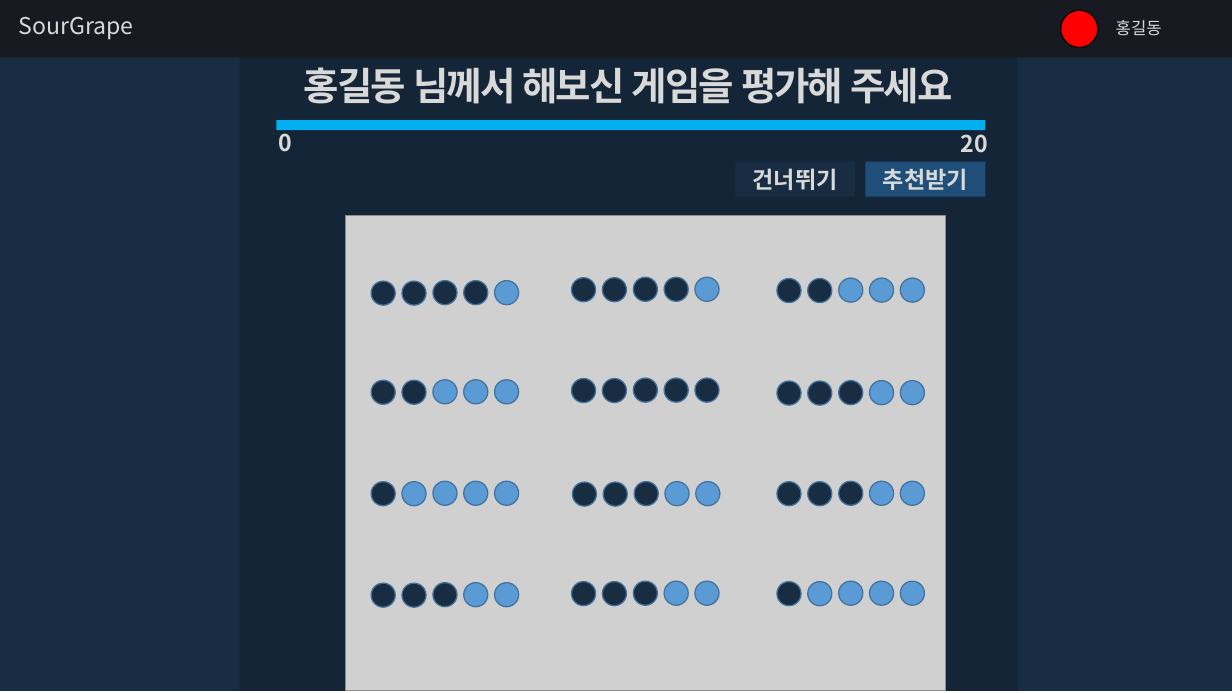
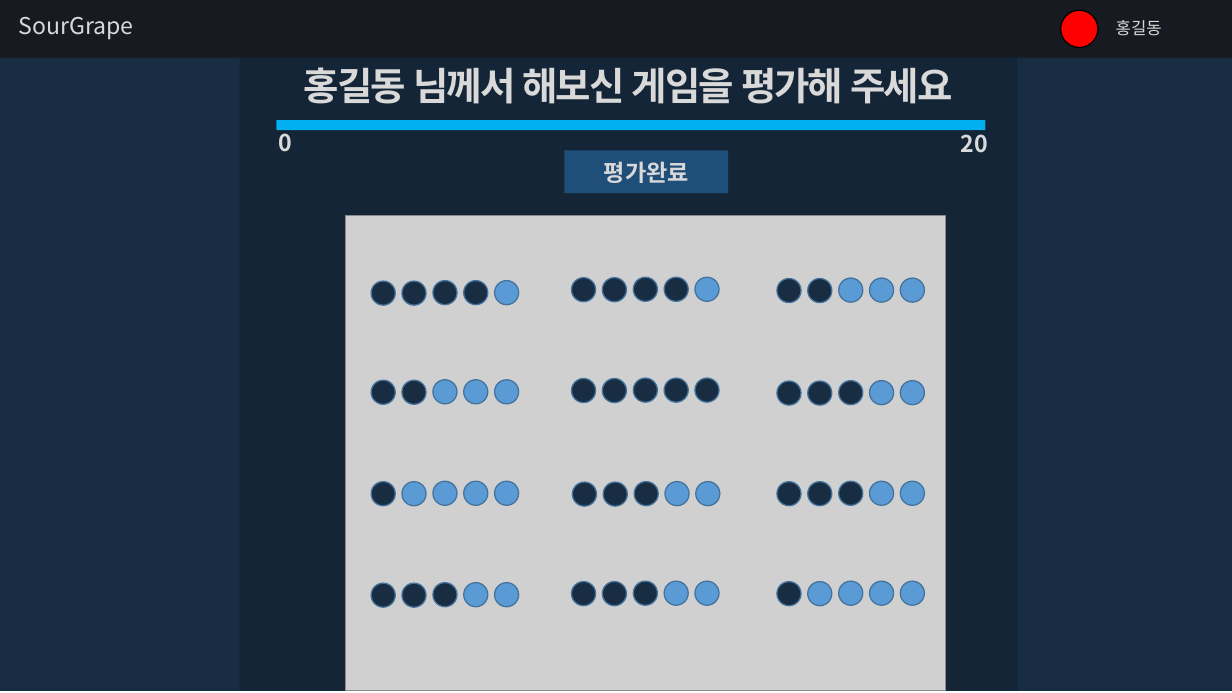
Before and after one commit to grapgrap/SourGrape, a slide deck: slide 3 of !Document/UI.pptx. Drawn at 1232x693 pixels with LibreOffice and Linux fonts; fonts in the diff are those of the drawing; grey boxes stand for pictures. Boxes give left, top, right and bottom in pixels: in the first picture for what was removed or moved away, otherwise in the second. Text is boxed around its words. In the diff, an @@ line names an element or a change of style, - is before the commit and + after.

```diff
--- a/!Document/UI.pptx
+++ b/!Document/UI.pptx
@@ rectangle added at (565, 151, 728, 193), fill #1F4E79, 18 pt, text #D9D9D9, bold @@
+평가완료
@@ rectangle removed at (736, 162, 856, 197) @@
-건너뛰기
@@ rectangle removed at (866, 162, 986, 197) @@
-추천받기
```
Also in this commit, not shown: 1 other slide changed, 1 slide added.
